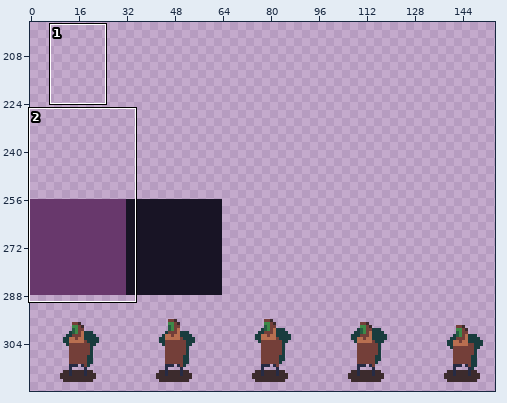
Sprite sheet, stored at src/assets/sprites.png. The first picture is a wide view before the edit; the outline marks the close-up.
Close-up. As it was:
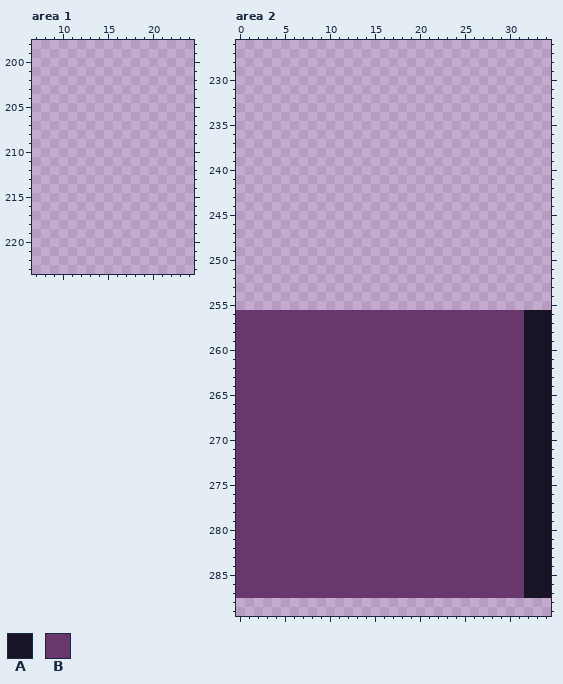
The file is 320x320 pixels. Colours within 5 levels of each other are drawn and written as one. Shown: area 1: x 7..24, y 198..223; area 2: x 0..34, y 226..289. The wide view leaves out empty margins.
Palette (. is transparent): A #181425  B #68386c
Pixels before, area 2, first column x 0:
256 BBBBBBBBBBBBBBBBBBBBBBBBBBBBBBBBAAA
257 BBBBBBBBBBBBBBBBBBBBBBBBBBBBBBBBAAA
258 BBBBBBBBBBBBBBBBBBBBBBBBBBBBBBBBAAA
259 BBBBBBBBBBBBBBBBBBBBBBBBBBBBBBBBAAA
260 BBBBBBBBBBBBBBBBBBBBBBBBBBBBBBBBAAA
261 BBBBBBBBBBBBBBBBBBBBBBBBBBBBBBBBAAA
262 BBBBBBBBBBBBBBBBBBBBBBBBBBBBBBBBAAA
263 BBBBBBBBBBBBBBBBBBBBBBBBBBBBBBBBAAA
264 BBBBBBBBBBBBBBBBBBBBBBBBBBBBBBBBAAA
265 BBBBBBBBBBBBBBBBBBBBBBBBBBBBBBBBAAA
266 BBBBBBBBBBBBBBBBBBBBBBBBBBBBBBBBAAA
267 BBBBBBBBBBBBBBBBBBBBBBBBBBBBBBBBAAA
268 BBBBBBBBBBBBBBBBBBBBBBBBBBBBBBBBAAA
269 BBBBBBBBBBBBBBBBBBBBBBBBBBBBBBBBAAA
270 BBBBBBBBBBBBBBBBBBBBBBBBBBBBBBBBAAA
271 BBBBBBBBBBBBBBBBBBBBBBBBBBBBBBBBAAA
272 BBBBBBBBBBBBBBBBBBBBBBBBBBBBBBBBAAA
273 BBBBBBBBBBBBBBBBBBBBBBBBBBBBBBBBAAA
274 BBBBBBBBBBBBBBBBBBBBBBBBBBBBBBBBAAA
275 BBBBBBBBBBBBBBBBBBBBBBBBBBBBBBBBAAA
276 BBBBBBBBBBBBBBBBBBBBBBBBBBBBBBBBAAA
277 BBBBBBBBBBBBBBBBBBBBBBBBBBBBBBBBAAA
278 BBBBBBBBBBBBBBBBBBBBBBBBBBBBBBBBAAA
279 BBBBBBBBBBBBBBBBBBBBBBBBBBBBBBBBAAA
280 BBBBBBBBBBBBBBBBBBBBBBBBBBBBBBBBAAA
281 BBBBBBBBBBBBBBBBBBBBBBBBBBBBBBBBAAA
282 BBBBBBBBBBBBBBBBBBBBBBBBBBBBBBBBAAA
283 BBBBBBBBBBBBBBBBBBBBBBBBBBBBBBBBAAA
284 BBBBBBBBBBBBBBBBBBBBBBBBBBBBBBBBAAA
285 BBBBBBBBBBBBBBBBBBBBBBBBBBBBBBBBAAA
286 BBBBBBBBBBBBBBBBBBBBBBBBBBBBBBBBAAA
287 BBBBBBBBBBBBBBBBBBBBBBBBBBBBBBBBAAA
The same view after the edit:
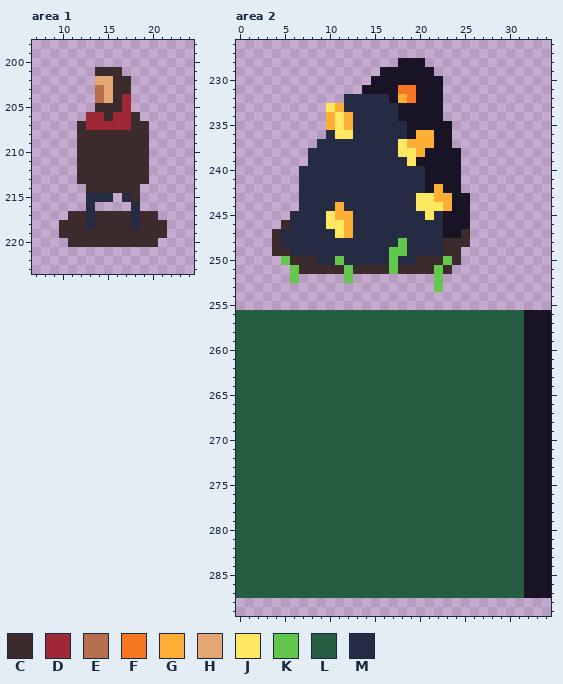
Colours new in this view: C #3c2b2d  D #9e2835  E #b86f50  F #f77622  G #feae34  H #e4a672  J #fee761  K #63c74d  L #265c42  M #262b44
Change:
Area 1:
The author put colour C in row 201 at x 14 to 16; in rows 202 to 203 at x 16 to 17; in row 204 at x 16; in row 205 at x 14 to 16; in row 206 at x 15 and 18; in row 207 at x 12 and 18 to 19.
The author put colour C in rows 208 to 213 at x 12 to 19; in row 214 at x 13 to 18; in row 215 at x 18; in row 217 at x 11 to 12, 14 to 17 and 19 to 20; in row 218 at x 10 to 12, 14 to 17 and 19 to 21; in row 219 at x 10 to 21.
The author put colour C in row 220 at x 11 to 20.
The author put colour D in rows 204 to 205 at x 17; in row 206 at x 13 to 14 and 16 to 17; in row 207 at x 13 to 17.
The author put colour E in rows 203 to 204 at x 14.
The author put colour H in row 202 at x 14 to 15; in rows 203 to 204 at x 15.
The author put colour M in row 215 at x 13 to 15 and 17; in rows 216 to 218 at x 13 and 18.
Area 2:
The author put colour A in row 228 at x 18 to 20; in row 229 at x 16 to 21; in row 230 at x 15 to 22; in row 231 at x 14 to 17 and 20 to 22; in row 232 at x 17 and 20 to 22; in rows 233 to 234 at x 18 to 22.
The author put colour A in row 235 at x 19 to 23; in row 236 at x 19 and 22 to 23; in row 237 at x 22 to 23; in row 238 at x 21 to 24; in row 239 at x 20 to 24; in rows 240 to 241 at x 21 to 24.
The author put colour A in row 242 at x 21 and 23 to 24; in rows 243 to 244 at x 24 to 25; in rows 245 to 246 at x 23 to 25; in row 247 at x 23 to 24.
The author put colour C in row 246 at x 5; in row 247 at x 4 and 25; in row 248 at x 4 and 23 to 25; in row 249 at x 4 to 5 and 23 to 24; in row 250 at x 6 to 8, 20 to 22 and 24; in row 251 at x 7 to 11, 13 to 16, 18 to 21 and 23.
The author put colour F in row 231 at x 18 to 19; in row 232 at x 19.
The author put colour G in row 232 at x 18; in row 233 at x 11; in rows 234 to 235 at x 10 and 12; in row 236 at x 20 to 21; in row 237 at x 19 to 21; in row 238 at x 20.
The author put colour G in row 242 at x 22; in row 243 at x 22 to 23; in row 244 at x 11 and 23; in row 245 at x 11 to 12; in rows 246 to 247 at x 12.
The author put colour J in row 233 at x 10; in rows 234 to 235 at x 11; in row 236 at x 11 to 12; in row 237 at x 18; in row 238 at x 18 to 19; in row 239 at x 19.
The author put colour J in row 243 at x 20 to 21; in row 244 at x 20 to 22; in row 245 at x 10 and 21; in row 246 at x 10 to 11; in row 247 at x 11.
The author put colour K in row 248 at x 18; in row 249 at x 17 to 18; in row 250 at x 5, 11, 17 and 23; in row 251 at x 6, 12, 17 and 22; in row 252 at x 6, 12 and 22; in row 253 at x 22.
Colour B becomes colour L in rows 256 to 287 at x 0 to 31.
The author put colour M in row 232 at x 12 to 16; in row 233 at x 12 to 17; in row 234 at x 13 to 17; in row 235 at x 13 to 18; in row 236 at x 10 and 13 to 18; in row 237 at x 9 to 17.
The author put colour M in row 238 at x 8 to 17; in row 239 at x 8 to 18; in rows 240 to 242 at x 7 to 20; in row 243 at x 7 to 19; in row 244 at x 7 to 10 and 12 to 19; in row 245 at x 6 to 9, 13 to 20 and 22.
The author put colour M in row 246 at x 6 to 9 and 13 to 22; in row 247 at x 5 to 10 and 13 to 22; in row 248 at x 5 to 17 and 19 to 22; in row 249 at x 6 to 16 and 19 to 22; in row 250 at x 9 to 10, 12 to 16 and 18 to 19.
